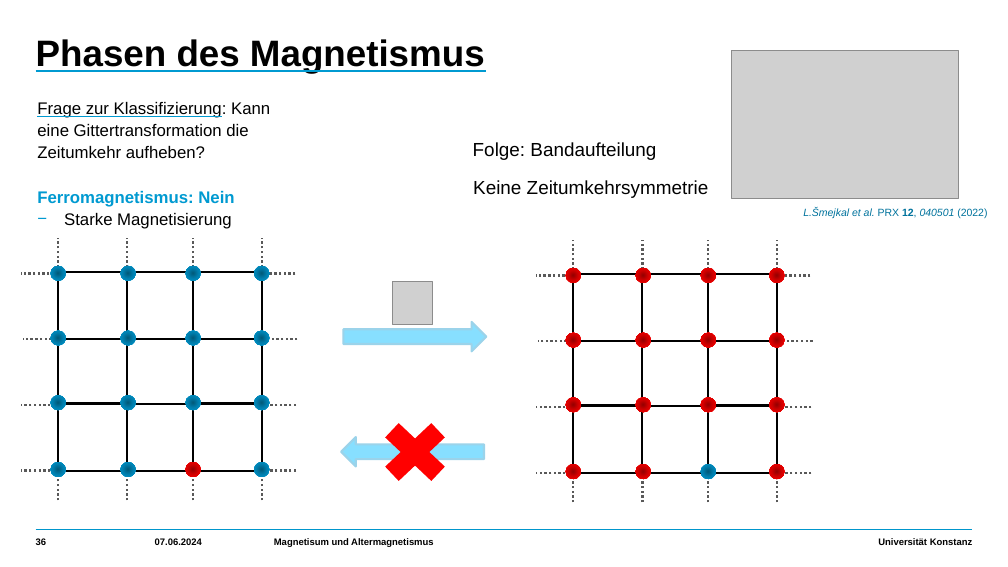
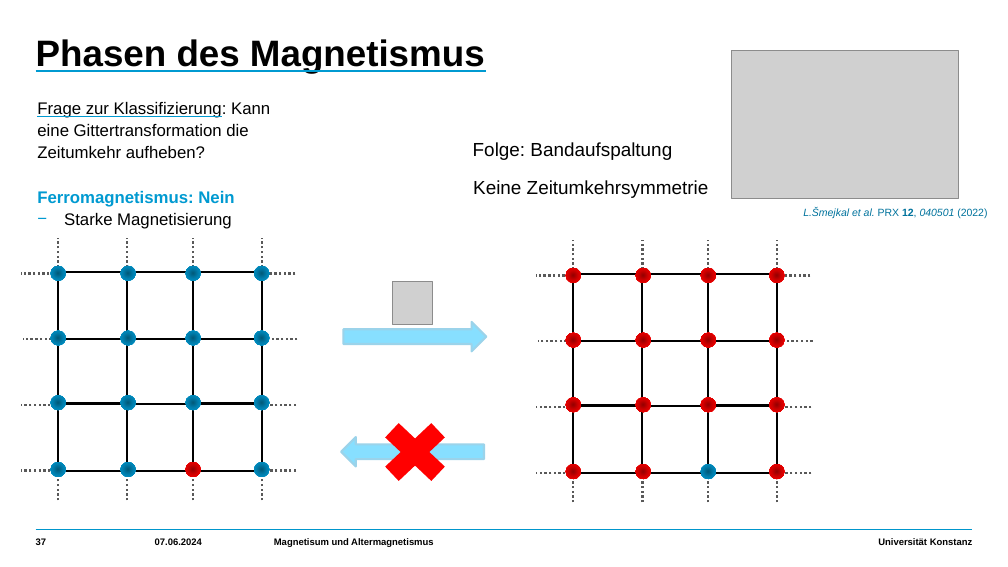
Before and after one commit to HolykingJulex/EstimateSeminar, a slide deck: slide 37 of Vortrag.pptx (slide 36 before the commit). Drawn at 1008x567 pixels with LibreOffice and Linux fonts; fonts in the diff are those of the drawing; grey boxes stand for pictures. Boxes give left, top, right and bottom in pixels: in the first picture for what was removed or moved away, otherwise in the second. Text is boxed around its words. In the diff, an @@ line names an element or a change of style, - is before the commit and + after.

```diff
--- a/Vortrag.pptx
+++ b/Vortrag.pptx
@@ text at (473,142,672,160): text changed @@
-Folge: Bandaufteilung
+Folge: Bandaufspaltung
@@ page number at (36,538,47,545): text changed @@
-36
+37
```
Also in this commit, not shown: 11 other slides changed, 1 slide added.
